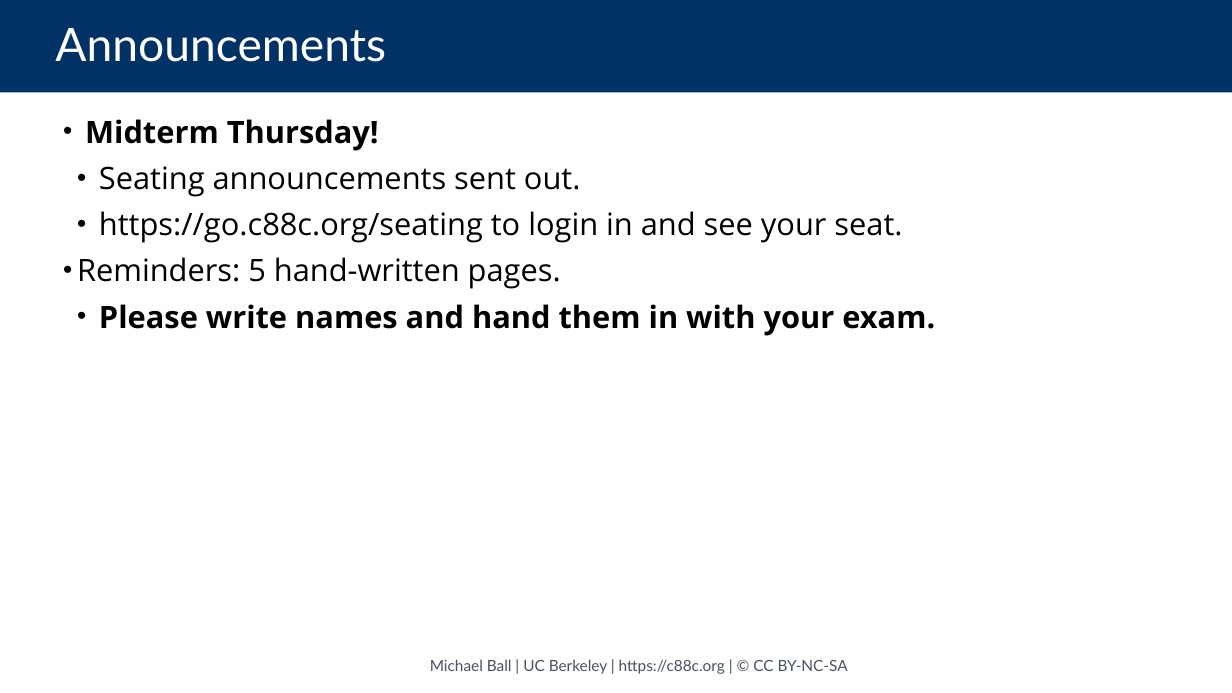
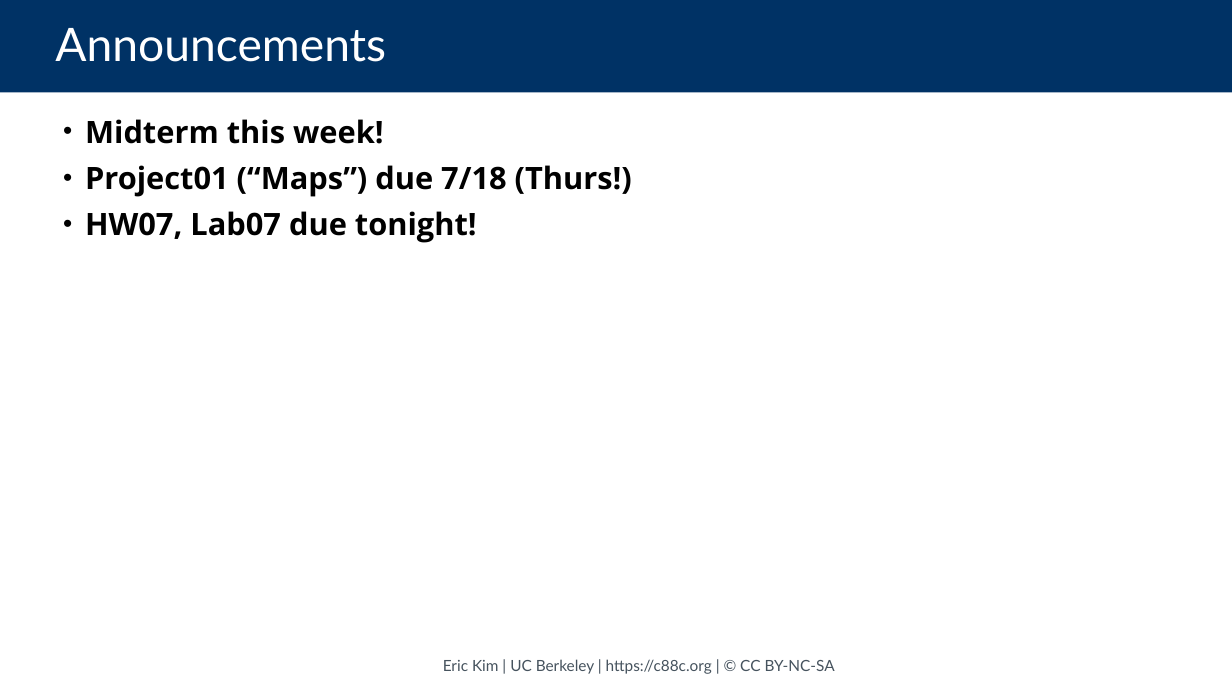
Before and after one commit to cs88-website/su24, a slide deck: slide 2 of assets/slides/su24/15-OOP_II.pptx. Drawn at 1232x693 pixels with LibreOffice and Linux fonts; fonts in the diff are those of the drawing. Boxes give left, top, right and bottom in pixels: in the first picture for what was removed or moved away, otherwise in the second. Text is boxed around its words. In the diff, an @@ line names an element or a change of style, - is before the commit and + after.

```diff
--- a/assets/slides/su24/15-OOP_II.pptx
+++ b/assets/slides/su24/15-OOP_II.pptx
@@ text at (x1=85, y1=119, x2=632, y2=243): text changed; bold on @@
-• Midterm Thursday!
-  • Seating announcements sent out.
-  • https://go.c88c.org/seating to login in and see your seat.
-• Reminders: 5 hand-written pages.
-  • Please write names and hand them in with your exam.
+• Midterm this week!
+• Project01 (“Maps”) due 7/18 (Thurs!)
+• HW07, Lab07 due tonight!
@@ text at (x1=443, y1=659, x2=835, y2=674): text changed @@
-Michael Ball | UC Berkeley | https://c88c.org | © CC BY-NC-SA
+Eric Kim | UC Berkeley | https://c88c.org | © CC BY-NC-SA
```
Also in this commit, not shown: 12 other slides changed, 9 slides added, 2 slides removed, 11 other files.
